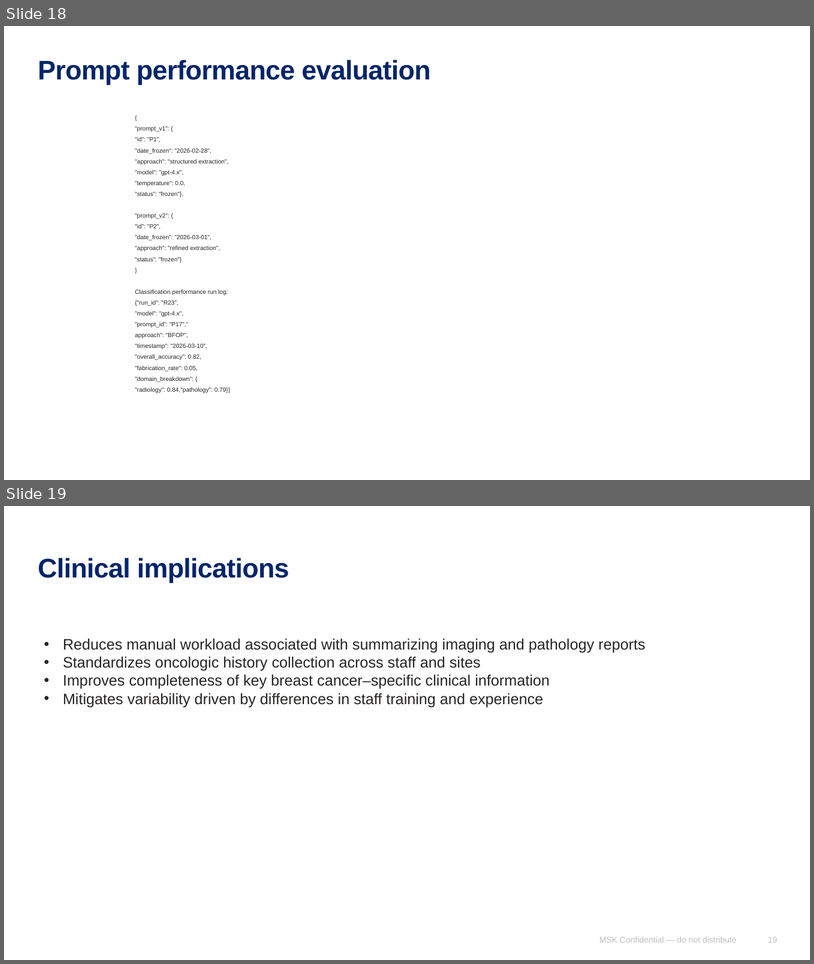
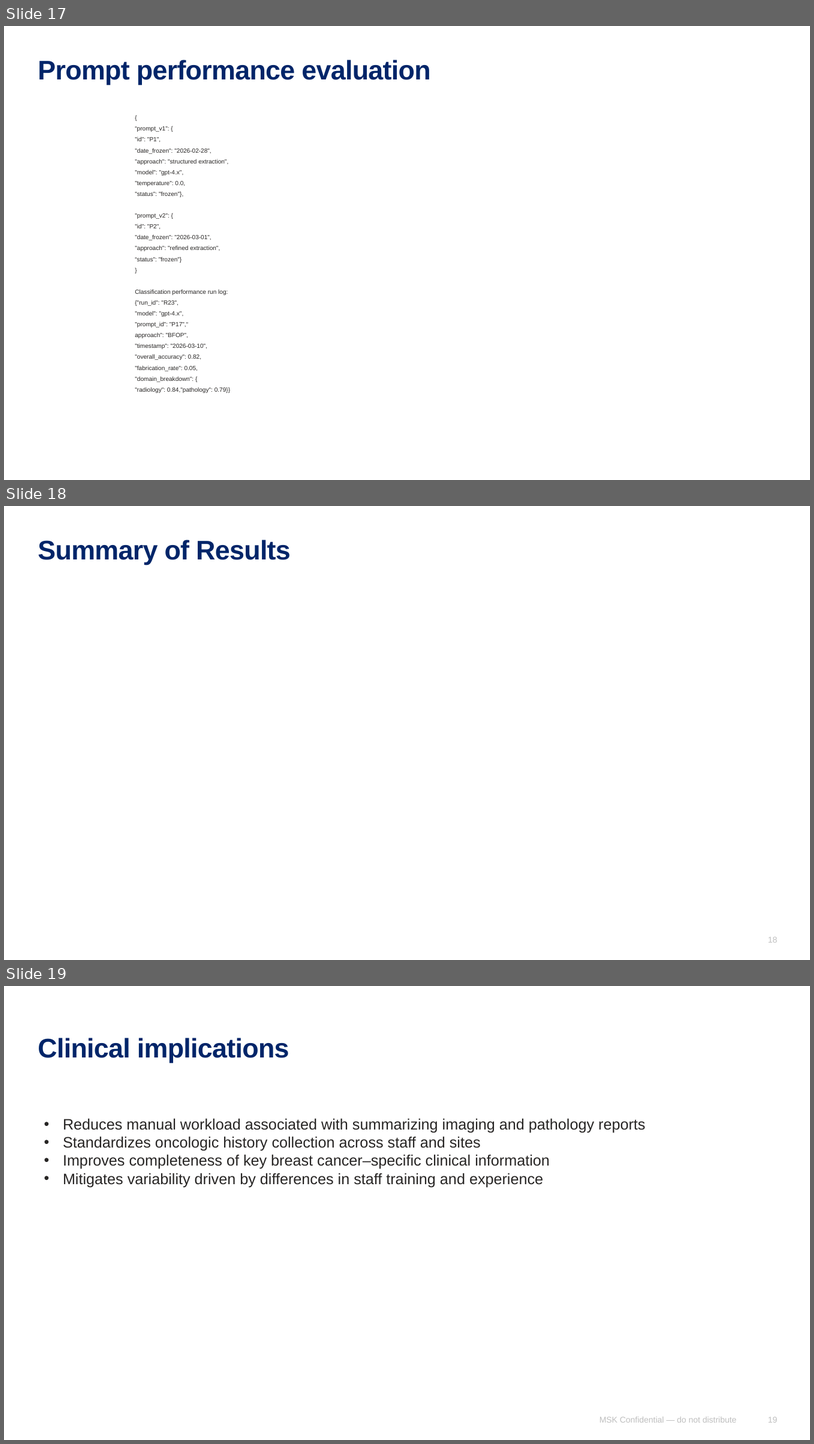
Before and after one commit to Robertjam954/llm_summarization_br_ca, a slide deck: conferences/cornell_spring_wip/llm_summary_validation_presentation.pptx. Shown one above the other, each under a label of ours: slides 18 and 19 before the commit, slides 17, 18 and 19 after it. The pictures are 814x964 and 814x1444 pixels, drawn with LibreOffice and Linux fonts; fonts in the diff are those of the drawing. Boxes give left, top, right and bottom in pixels: in the first picture for what was removed or moved away, otherwise in the second. Text is boxed around its words. In the diff, an @@ line names an element or a change of style, - is before the commit and + after.

```diff
--- a/conferences/cornell_spring_wip/llm_summary_validation_presentation.pptx
+++ b/conferences/cornell_spring_wip/llm_summary_validation_presentation.pptx
@@ slide 18 added at (4, 506, 810, 960), background #FFFFFF @@
@@ title added at (38, 540, 291, 565), 32 pt, text #002569, bold @@
+Summary of Results
@@ page number added at (768, 936, 778, 942), 10 pt, text #BFBFBF @@
+18
@@ what was slide 18 is now slide 17 @@
```
Also in this commit, not shown: 6 slides changed, 1 slide removed, 24 other files.
